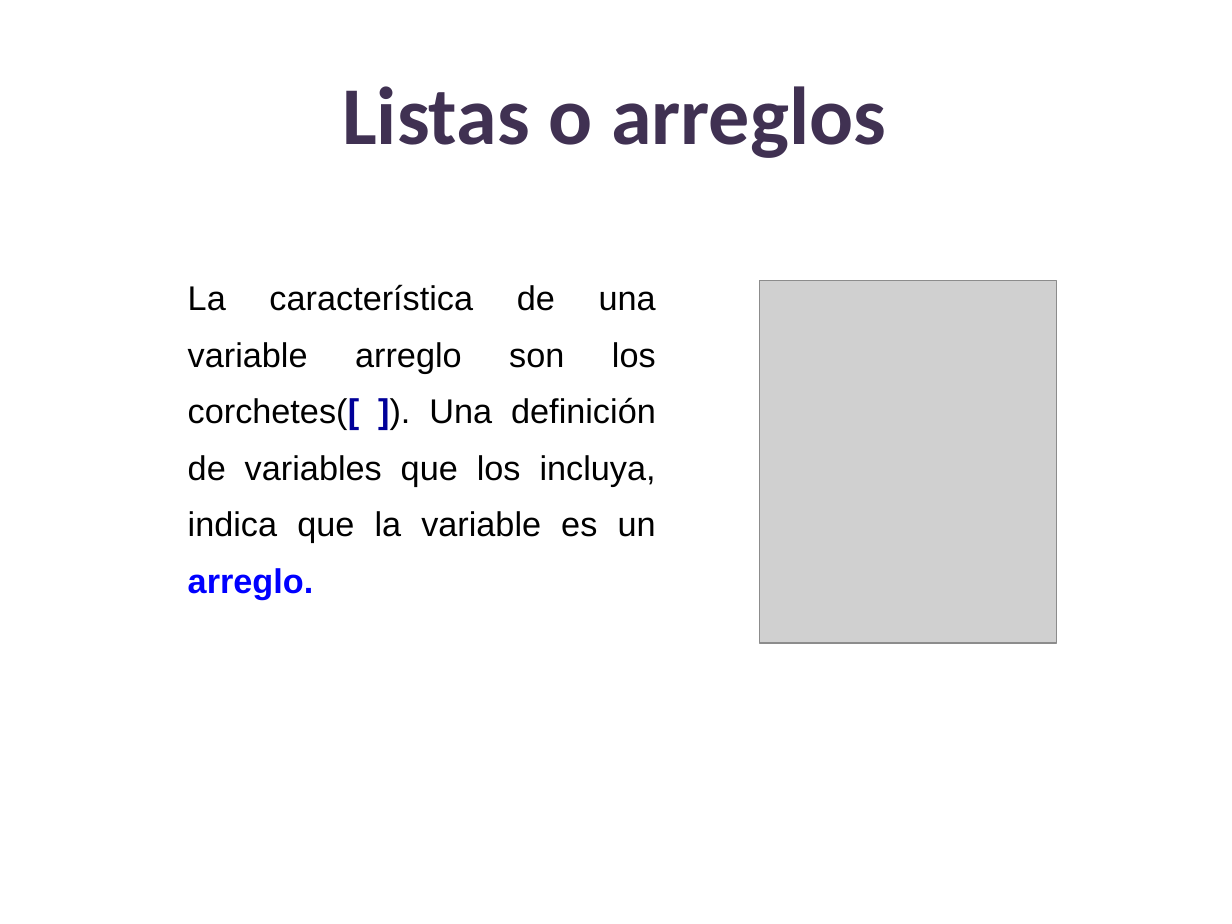
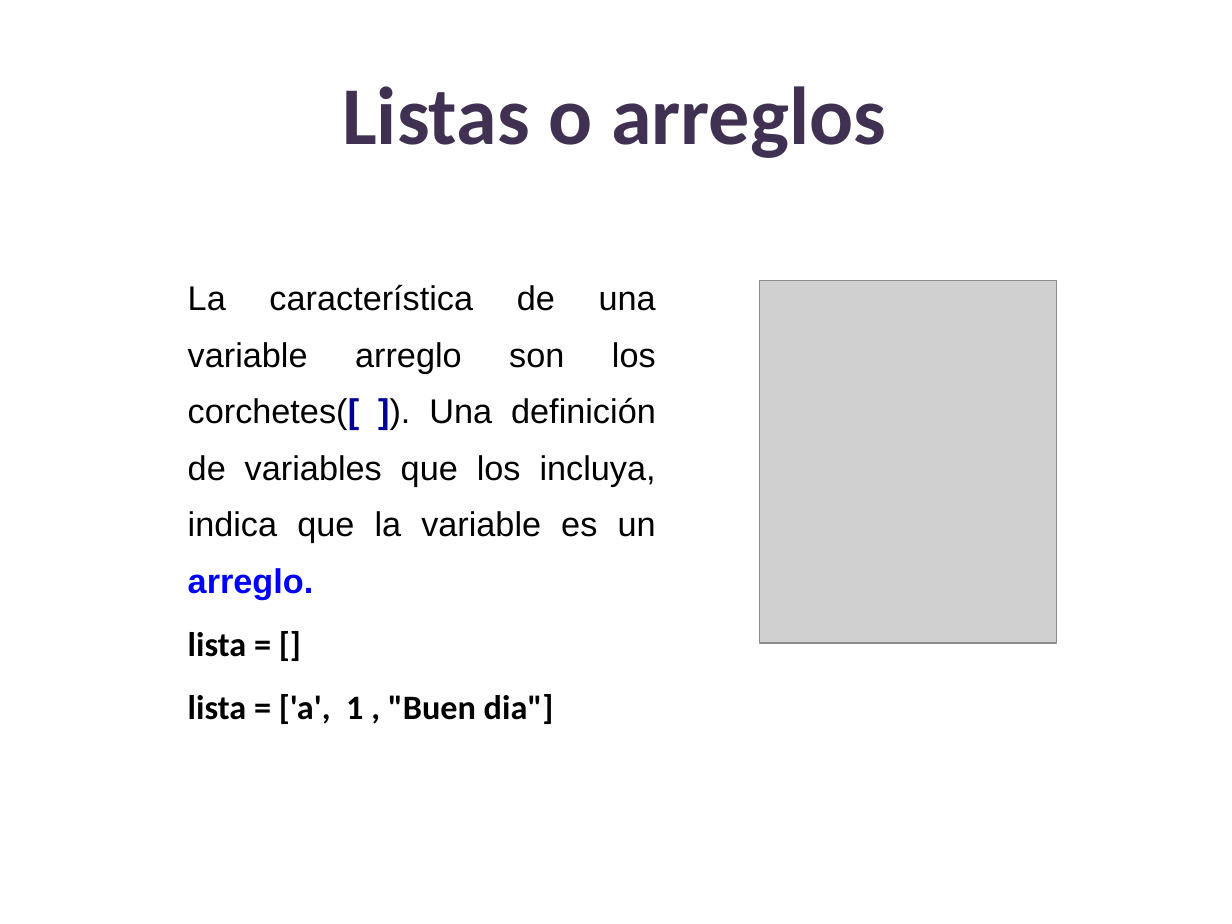
Before and after one commit to lizetheP/PensamientoC, a slide deck: slide 8 of calendario/documentos/7_Listas_Arreglos.pptx. Drawn at 1232x924 pixels with LibreOffice and Linux fonts; fonts in the diff are those of the drawing; grey boxes stand for pictures. Boxes give left, top, right and bottom in pixels: in the first picture for what was removed or moved away, otherwise in the second. Text is boxed around its words. In the diff, an @@ line names an element or a change of style, - is before the commit and + after.

```diff
--- a/calendario/documentos/7_Listas_Arreglos.pptx
+++ b/calendario/documentos/7_Listas_Arreglos.pptx
@@ text at (188,632,554,724): paragraphs added @@
+lista = []
+lista = ['a', 1 , "Buen dia"]
```
Also in this commit, not shown: 12 other slides changed, 13 slides added, 4 slides removed, 6 other files.
